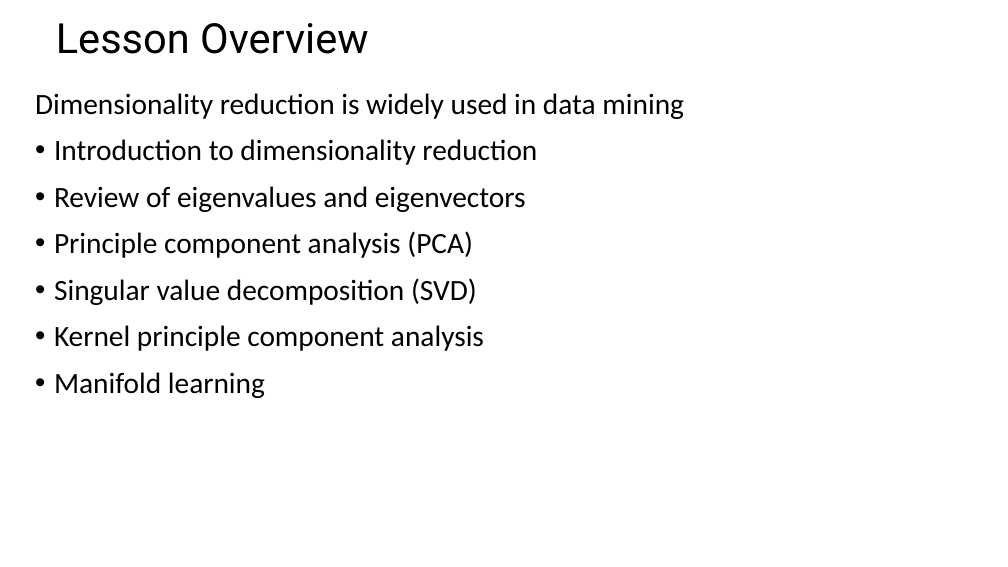
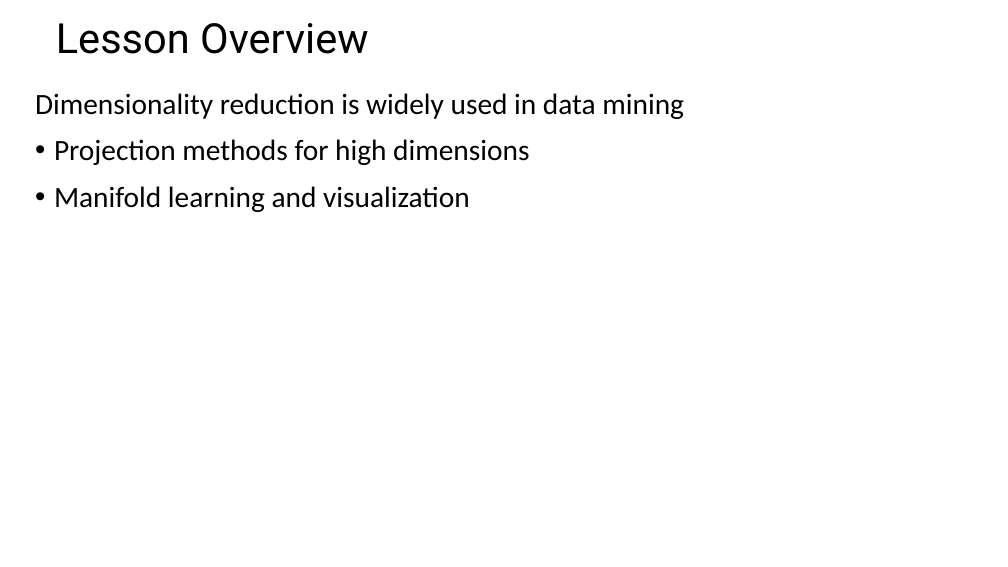
Before and after one commit to StephenElston/CSCI-E-108, a slide deck: slide 2 of slides/10_DimensionalityReduction_Part2.pptx. Drawn at 1008x567 pixels with LibreOffice and Linux fonts; fonts in the diff are those of the drawing. Boxes give left, top, right and bottom in pixels: in the first picture for what was removed or moved away, otherwise in the second. Text is boxed around its words. In the diff, an @@ line names an element or a change of style, - is before the commit and + after.

```diff
--- a/slides/10_DimensionalityReduction_Part2.pptx
+++ b/slides/10_DimensionalityReduction_Part2.pptx
@@ text at [54,139,529,212]: text changed @@
-• Introduction to dimensionality reduction
-• Review of eigenvalues and eigenvectors
-• Principle component analysis (PCA)
-• Singular value decomposition (SVD)
-• Kernel principle component analysis
-• Manifold learning
+• Projection methods for high dimensions
+• Manifold learning and visualization
```
Also in this commit, not shown: 2 other slides changed, 24 slides added, 27 slides removed.
